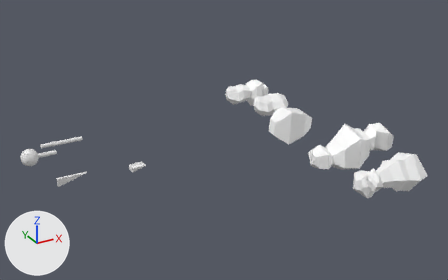
Before and after pictures for a commit that changed the glTF model public/3d/matthaikirchplatz.glb.
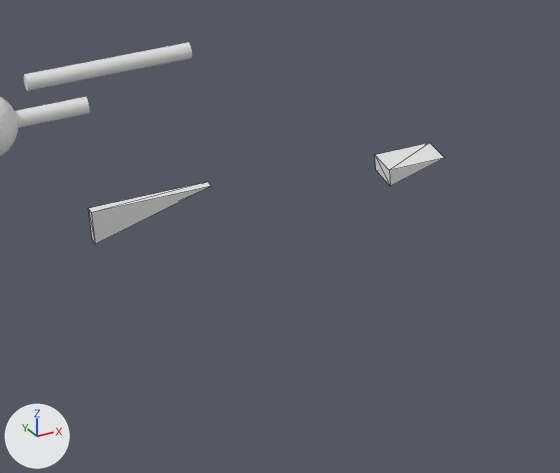
Each version is shown whole from a 50 mm camera at (-12.42, -36.01, 18.44) aimed at (6.85, -0.97, 0.93), then close up on the part from 8% to 39% of the width and 45% to 87% of the height. Every picture has the same lights, and +X, +Y and +Z are marked at lower left. Both versions are drawn at frame 185 of the action 'PlaneAction.002'; the numbers are the values there. The close-ups show mesh edges as thin lines.

The older version as bpy lines, for what is in view:
```python
me_plane_006 = bpy.data.meshes.new('Plane.006')
me_plane_006.from_pydata([(2.5, 0.09, 0.0), (0.5, 0.09, -0.58), (0.5, 0.09, 0.0), (2.5, -0.09, 0.0), (0.5, -0.09, 0.0), (0.5, -0.09, -0.58)], [], [(0, 1, 2), (3, 4, 5), (1, 0, 3), (1, 3, 5), (2, 1, 5), (2, 5, 4), (0, 2, 4), (0, 4, 3)])
me_plane_007 = bpy.data.meshes.new('Plane.007')
me_plane_007.from_pydata([(1.2, 0.342, 0.0), (0.2, 0.342, -0.298), (0.2, 0.342, 0.0), (1.2, -0.342, 0.0), (0.2, -0.342, 0.0), (0.2, -0.342, -0.298)], [], [(0, 1, 2), (3, 4, 5), (1, 0, 3), (1, 3, 5), (2, 1, 5), (2, 5, 4), (0, 2, 4), (0, 4, 3)])
me_sphere = bpy.data.meshes.new('Sphere')
me_sphere.from_pydata(...)  # a UV sphere (32 segments, 16 rings, poles along z) spanning x -0.61..0.59, y -0.6..0.6, z -0.6..0.6; a 32-sided cylinder along x spanning x 0.31..1.81, y -0.15..0.15, z -0.15..0.15
ob_beakfirst = bpy.data.objects.new('beakFirst', me_plane_007)
ob_beakfirst.location = (0.0, 0.0, 0.0)
ob_beakthin = bpy.data.objects.new('beakThin', me_plane_006)
ob_beakthin.location = (-5.12, 0.63, 0.0)
ob_sphere = bpy.data.objects.new('sphere', me_sphere)
ob_sphere.location = (-5.52, 4.04, 0.31)
# also in view: 'cylinder' at (-2.92, 5.53, 0.31)
```
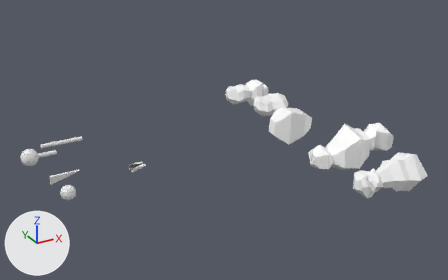
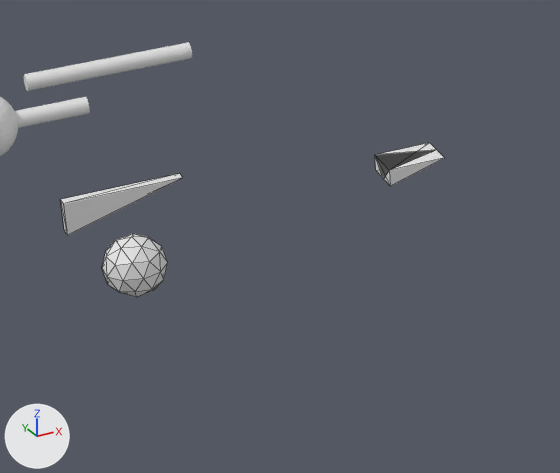
What changed in the scene script:
```text
Add me_icosphere:
    me_icosphere.from_pydata(...)  # an icosphere of 80 faces spanning x -0.476..0.476, y -0.5..0.5, z -0.5..0.5
Add me_plane_001:
    me_plane_001.from_pydata([(1.2, 0.019, 0.0), (0.2, 0.008, -0.32), (0.2, 0.342, 0.0), (0.2, -0.342, 0.0)], [], [(0, 1, 2), (2, 1, 3), (0, 2, 3), (1, 0, 3)])
Change ob_beakthin:
    ob_beakthin.location: (-5.12, 0.63, 0.0) -> (-5.44, 1.16, 0.0)
Add ob_sphereico:
    ob_sphereico = bpy.data.objects.new('sphereIco', me_icosphere)
    ob_sphereico.location = (-4.5, -1.57, 0.0)
Add ob_beaktriangle:
    ob_beaktriangle = bpy.data.objects.new('beakTriangle', me_plane_001)
    ob_beaktriangle.location = (0.0, 0.0, 0.0)
```

Changed parts and their boxes [x1, y1, x2, y2] in the close-ups (560 x 473 px):
'beakThin', moved
    before: [88, 182, 211, 244]
    after: [60, 173, 183, 235]
'sphereIco', added
    after: [102, 233, 168, 297]
'beakTriangle', added
    after: [375, 155, 389, 179]
